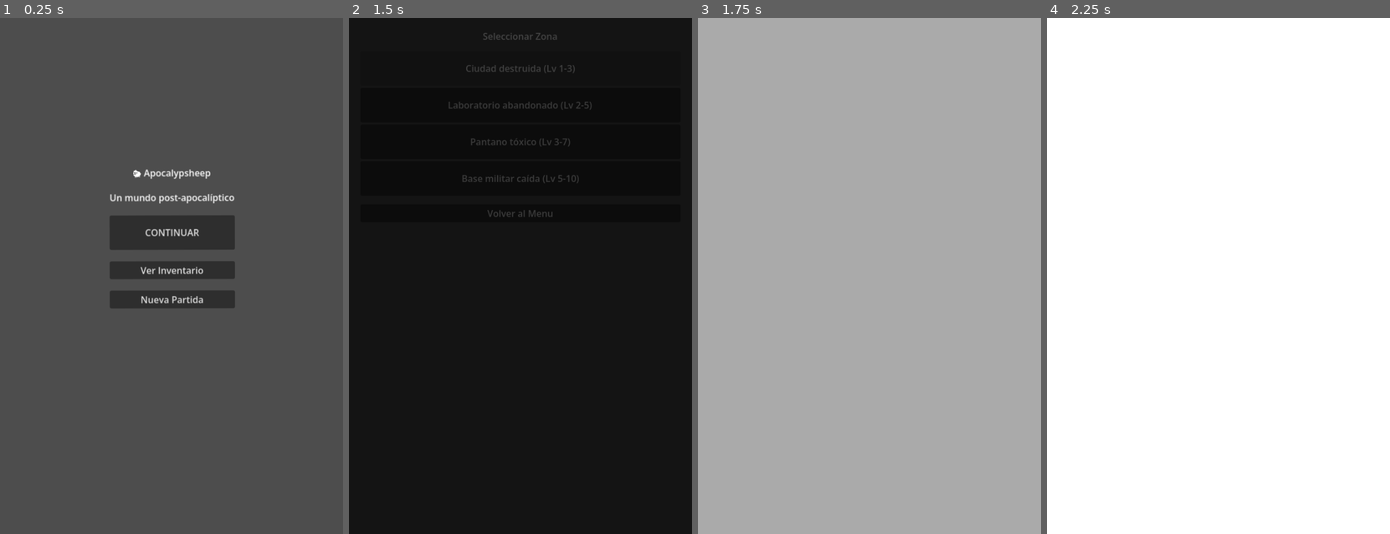
Above: before the commit, frames 1-4 (left to right).
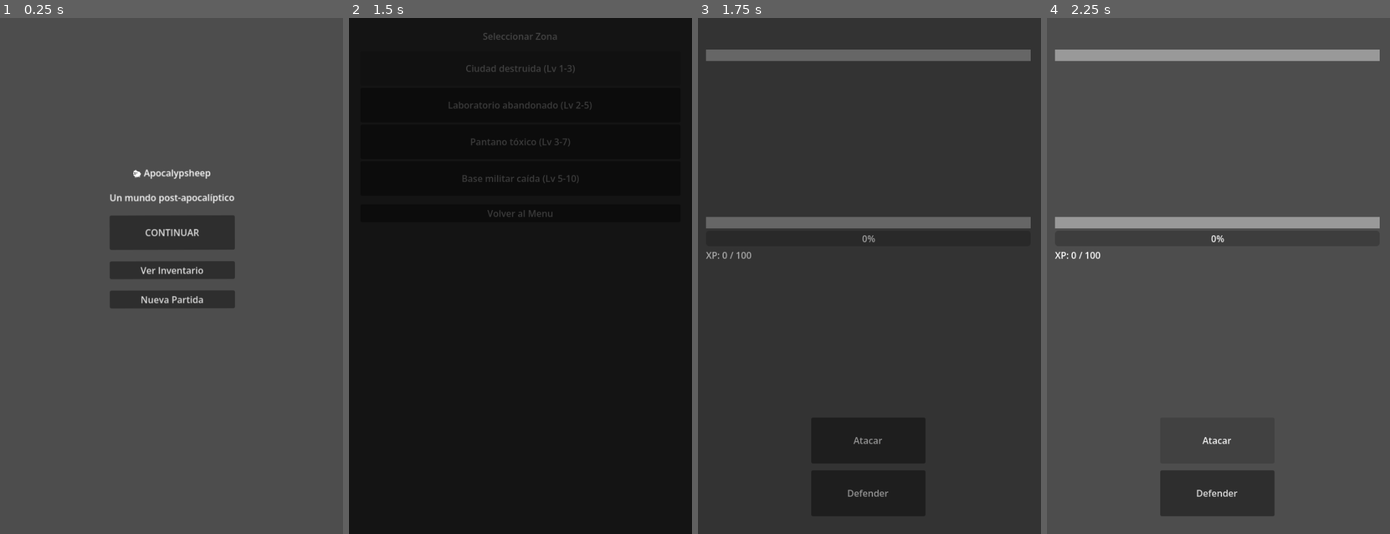
Above: after the commit, the same moments.

Repository: MirandaFrancoCBA/apocalypsheep
Game: Godot game, scene res://scenes/main_menu.tscn
Two runs of this game, one before a commit and one after it. Both use one fixed random seed, a clock stepped at 60 frames per second and the inputs below.
Inputs:
- Up to frame 1 (0.25 s): no input
- Up to frame 2 (1.5 s): click "CONTINUAR" at 0.5 s; click "Ciudad destruida (Lv 1-3)" at 1.25 s
- Up to frame 3 (1.75 s): no input
- Up to frame 4 (2.25 s): click "Atacar" at 2 s

Frames 1-2 are identical in both runs. In frame 3, 100% of the frame differs, in the area x 0-100%, y 0-100%; in frame 4, 100%.
Error after the commit: Parse Error: Expected indented block after lambda declaration. (res://scripts/ui/combat_screen.gd:351)

Commit message:
Feat: new popup

Diff:
--- a/scenes/combat_screen.tscn
+++ b/scenes/combat_screen.tscn
@@ -12,7 +12,7 @@
 [sub_resource type="StyleBoxFlat" id="StyleBoxFlat_032jr"]
 bg_color = Color(0.20565334, 0.68708014, 0.6062001, 1)
 
-[node name="CombatScreen" type="Control" unique_id=844330171 node_paths=PackedStringArray("label_enemy", "label_enemy_hp", "enemy_hp_bar", "enemy_container", "label_player_hp", "player_hp_bar", "play …(191 unchanged characters)…
+[node name="CombatScreen" type="Control" unique_id=844330171 node_paths=PackedStringArray("label_enemy", "label_enemy_hp", "enemy_hp_bar", "enemy_container", "death_overlay", "label_player_hp", "player_hp_bar", "play …(191 unchanged characters)…
 layout_mode = 3
 anchors_preset = 15
 anchor_right = 1.0
@@ -24,6 +24,7 @@
 label_enemy_hp = NodePath("MarginContainer/VBoxContainer/EnemyContainer/LabelEnemyHP")
 enemy_hp_bar = NodePath("MarginContainer/VBoxContainer/EnemyContainer/EnemyHPBar")
 enemy_container = NodePath("MarginContainer/VBoxContainer/EnemyContainer")
+death_overlay = NodePath("DeathOverlay")
 label_player_hp = NodePath("MarginContainer/VBoxContainer/PlayerContainer/LabelPlayerHP")
 player_hp_bar = NodePath("MarginContainer/VBoxContainer/PlayerContainer/PlayerHPBar")
 player_container = NodePath("MarginContainer/VBoxContainer/PlayerContainer")
@@ -152,12 +153,15 @@
 "
 
 [node name="DeathOverlay" type="ColorRect" parent="." unique_id=1675203540]
+visible = false
 layout_mode = 1
 anchors_preset = 15
 anchor_right = 1.0
 anchor_bottom = 1.0
 grow_horizontal = 2
 grow_vertical = 2
+mouse_filter = 2
+color = Color(0.6, 0, 0, 1)
 
 [connection signal="pressed" from="MarginContainer/VBoxContainer/ButtonAttack" to="." method="_on_button_attack_pressed"]
 [connection signal="pressed" from="MarginContainer/VBoxContainer/ButtonDefend" to="." method="_on_button_defend_pressed"]
--- a/scenes/ui/combat_result_popup.tscn
+++ b/scenes/ui/combat_result_popup.tscn
@@ -2,7 +2,7 @@
 
 [ext_resource type="Script" uid="uid://c8wf81wo5pgrt" path="res://scripts/ui/combat_result_popup.gd" id="1_f5ltw"]
 
-[node name="CombatResultPopup" type="Control" unique_id=1442774500]
+[node name="CombatResultPopup" type="Control"]
 layout_mode = 3
 anchors_preset = 15
 anchor_right = 1.0
@@ -11,56 +11,63 @@
 grow_vertical = 2
 script = ExtResource("1_f5ltw")
 
-[node name="Panel" type="Panel" parent="." unique_id=2088814185]
-custom_minimum_size = Vector2(400, 300)
+[node name="ColorRect" type="ColorRect" parent="."]
+layout_mode = 1
+anchors_preset = 15
+anchor_right = 1.0
+anchor_bottom = 1.0
+grow_horizontal = 2
+grow_vertical = 2
+color = Color(0, 0, 0, 0.55)
+
+[node name="Panel" type="Panel" parent="."]
+custom_minimum_size = Vector2(350, 220)
 layout_mode = 1
 anchors_preset = 8
 anchor_left = 0.5
 anchor_top = 0.5
 anchor_right = 0.5
 anchor_bottom = 0.5
-offset_left = -250.0
-offset_top = -200.0
-offset_right = 250.0
-offset_bottom = 200.0
+offset_left = -175.0
+offset_top = -110.0
+offset_right = 175.0
+offset_bottom = 110.0
 grow_horizontal = 2
 grow_vertical = 2
 
-[node name="VBoxContainer" type="VBoxContainer" parent="Panel" unique_id=2102876238]
-custom_minimum_size = Vector2(400, 300)
+[node name="VBoxContainer" type="VBoxContainer" parent="Panel"]
 layout_mode = 1
-anchors_preset = 8
-anchor_left = 0.5
-anchor_top = 0.5
-anchor_right = 0.5
-anchor_bottom = 0.5
-offset_left = -20.0
-offset_top = -52.0
-offset_right = 20.0
-offset_bottom = 52.0
+anchors_preset = 15
+anchor_right = 1.0
+anchor_bottom = 1.0
+offset_left = 20.0
+offset_top = 20.0
+offset_right = -20.0
+offset_bottom = -20.0
 grow_horizontal = 2
 grow_vertical = 2
+theme_override_constants/separation = 14
 
-[node name="LabelTitle" type="Label" parent="Panel/VBoxContainer" unique_id=1808427225]
+[node name="LabelTitle" type="Label" parent="Panel/VBoxContainer"]
 layout_mode = 2
 theme_override_font_sizes/font_size = 30
 horizontal_alignment = 1
 
-[node name="LabelXP" type="Label" parent="Panel/VBoxContainer" unique_id=135300782]
+[node name="LabelXP" type="Label" parent="Panel/VBoxContainer"]
 layout_mode = 2
-theme_override_colors/font_color = Color(1, 1, 0.25490198, 1)
-theme_override_colors/font_shadow_color = Color(0.3401623, 0.70169216, 0.1041007, 1)
-theme_override_font_sizes/font_size = 20
+theme_override_colors/font_color = Color(1, 0.95, 0.3, 1)
+theme_override_font_sizes/font_size = 22
 horizontal_alignment = 1
 
-[node name="LabelLoot" type="Label" parent="Panel/VBoxContainer" unique_id=789265155]
+[node name="LabelLoot" type="Label" parent="Panel/VBoxContainer"]
 layout_mode = 2
 theme_override_font_sizes/font_size = 20
 horizontal_alignment = 1
 
-[node name="LabelContinue" type="Label" parent="Panel/VBoxContainer" unique_id=2070686402]
+[node name="LabelContinue" type="Label" parent="Panel/VBoxContainer"]
 layout_mode = 2
-theme_override_colors/font_color = Color(0.12941177, 1, 0.3254902, 1)
+theme_override_colors/font_color = Color(0.4, 1, 0.5, 1)
 theme_override_font_sizes/font_size = 18
 horizontal_alignment = 1
-vertical_alignment = 2
+vertical_alignment = 1
+text = "👉 Tocar para continuar"
--- a/scripts/ui/combat_result_popup.gd
+++ b/scripts/ui/combat_result_popup.gd
@@ -1,57 +1,24 @@
 extends Control
 class_name CombatResultPopup
 
-@onready var label_title: Label = $Panel/VBoxContainer/LabelTitle
-@onready var label_xp: Label = $Panel/VBoxContainer/LabelXP
-@onready var label_loot: Label = $Panel/VBoxContainer/LabelLoot
-@onready var label_continue: Label = $Panel/VBoxContainer/LabelContinue
+@onready var label_title = $ColorRect/Panel/VBoxContainer/LabelTitle
+@onready var label_xp = $ColorRect/Panel/VBoxContainer/LabelXP
+@onready var label_loot = $ColorRect/Panel/VBoxContainer/LabelLoot
 
 func show_result(
-	result: String,
 	xp: int,
 	loot: Dictionary
 ) -> void:
 
-	# ─────────────────────────
-	# TITLE
-	# ─────────────────────────
-	if result == "victory":
-		label_title.text = "🏆 VICTORIA"
-		label_title.modulate = Color.GOLD
-	else:
-		label_title.text = "💀 DERROTA"
-		label_title.modulate = Color.RED
+	label_title.text = "🏆 VICTORIA"
 
-	# ─────────────────────────
-	# XP
-	# ─────────────────────────
-	label_xp.text = "⭐ XP: +" + str(xp)
+	label_xp.text = "✨ XP Ganada: +" + str(xp)
 
-	# ─────────────────────────
-	# LOOT
-	# ─────────────────────────
 	if loot.is_empty():
 		label_loot.text = "❌ Sin loot"
-		label_loot.modulate = Color.GRAY
 	else:
-		var rarity = loot.get("rarity", "common")
-		var item_name = loot.get("name", "Item")
+		label_loot.text = "🎁 " + loot.get("name", "Item")
 
-		label_loot.text = _rarity_icon(rarity) + " " + item_name
-
-		match rarity:
-			"common":
-				label_loot.modulate = Color.WHITE
-
-			"rare":
-				label_loot.modulate = Color(0.4, 0.6, 1.0)
-
-			"epic":
-				label_loot.modulate = Color(0.7, 0.4, 1.0)
-
-	# ─────────────────────────
-	# ANIM
-	# ─────────────────────────
 	scale = Vector2(0.8, 0.8)
 	modulate.a = 0.0
 
@@ -70,20 +37,3 @@
 		1.0,
 		0.25
 	)
-
-	label_continue.text = "Continuar"
-	label_continue.modulate = Color.GOLD
-
-func _rarity_icon(rarity: String) -> String:
-	match rarity:
-		"common":
-			return "⚪"
-
-		"rare":
-			return "🔵"
-
-		"epic":
-			return "🟣"
-
-		_:
-			return "❓"
--- a/scripts/ui/combat_screen.gd
+++ b/scripts/ui/combat_screen.gd
@@ -344,9 +344,22 @@
 	# ─────────────────────────
 	# POPUP RESULTADO
 	# ─────────────────────────
-	_show_combat_result_popup(
+	func _show_combat_result_popup(
+	result: String,
+	xp: int,
+	loot: Dictionary
+) -> void:
+
+	var popup = CombatResultPopupScene.instantiate()
+
+	get_tree().current_scene.add_child(popup)
+
+	popup.top_level = true
+	popup.z_index = 100
+
+	popup.show_result(
 		result,
-		xp_gained,
+		xp,
 		loot
 	)
 
@@ -643,4 +656,5 @@
 
 	get_tree().current_scene.add_child(popup)
 
+	popup.top_level = true
 	popup.z_index = 100
--- a/scripts/ui/loot_popup.gd
+++ b/scripts/ui/loot_popup.gd
@@ -40,7 +40,12 @@
 
 	var tween = create_tween()
 	tween.parallel().tween_property(self , "scale", Vector2.ONE, 0.25)
-	tween.parallel().tween_property(self , "modulate:a", 2.0, 1.25)
+	tween.parallel().tween_property(
+	self ,
+	"modulate:a",
+	1.0,
+	1.25
+)
 	tween.tween_interval(5.5)
 	tween.parallel().tween_property(self , "modulate:a", 0.0, 1.0)
 	tween.parallel().tween_property(self , "position:y", start_y - 20, 0.4)
